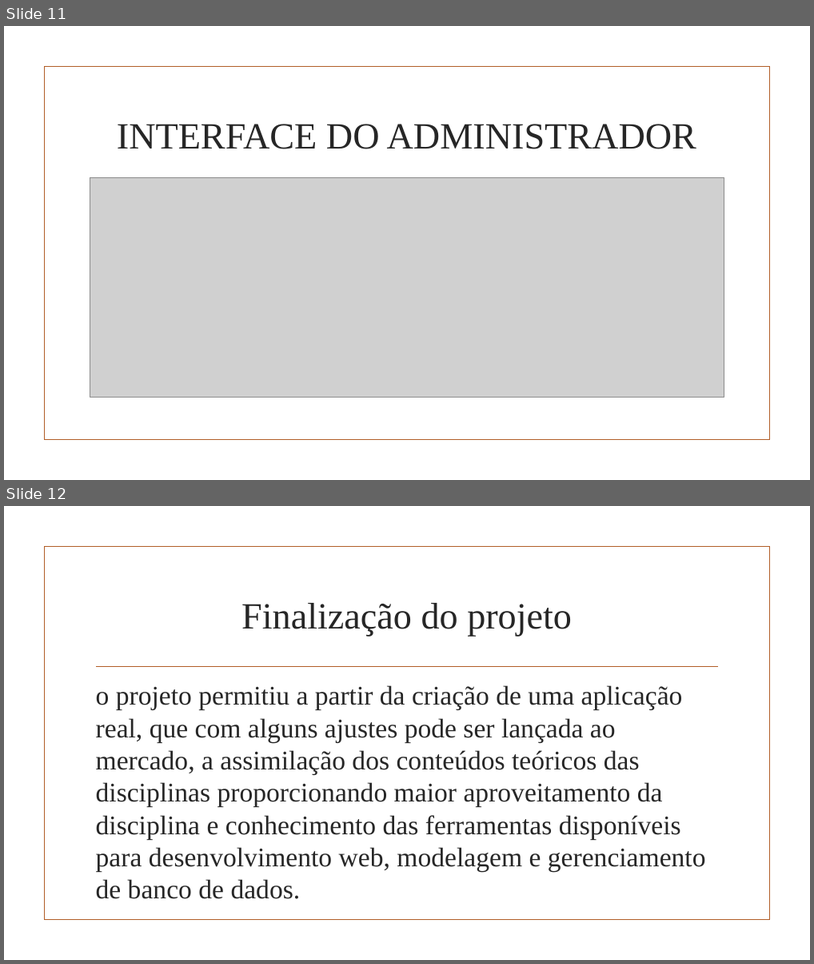
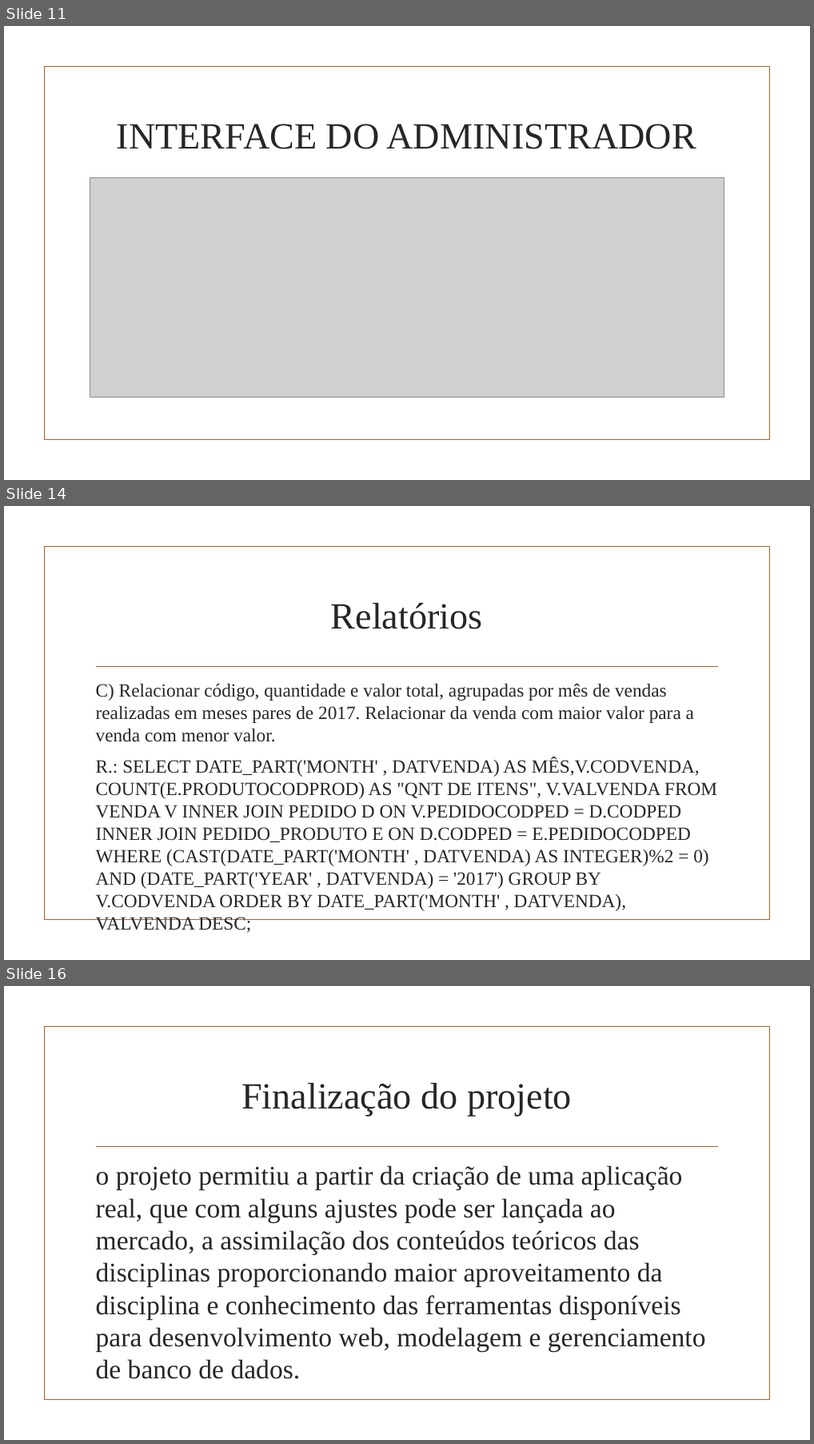
Before and after one commit to luismallmann/carneshop, a slide deck: doc/CarneShop e-commerce Apresentacao.pptx. Shown one above the other, each under a label of ours: slides 11 and 12 before the commit, slides 11, 14 and 16 after it; the slides between them are not shown. The pictures are 814x964 and 814x1444 pixels, drawn with LibreOffice and Linux fonts; fonts in the diff are those of the drawing; grey boxes stand for pictures; background and template pictures are left out. Boxes give left, top, right and bottom in pixels: in the first picture for what was removed or moved away, otherwise in the second. Text is boxed around its words. In the diff, an @@ line names an element or a change of style, - is before the commit and + after.

```diff
--- a/doc/CarneShop e-commerce Apresentacao.pptx
+++ b/doc/CarneShop e-commerce Apresentacao.pptx
@@ slide 14 added at (4, 506, 810, 960), background picture (left out); not listed: 2 template elements that a slide beside it also shows @@
@@ title added at (331, 603, 483, 629), 44 pt, text #262626 @@
+Relatórios
@@ text added at (96, 683, 718, 932), 22.2 pt, text #262626 @@
+C) Relacionar código, quantidade e valor total, agrupadas por mês de vendas realizadas em meses pares de 2017. Relacionar da venda com maior valor para a venda com menor valor.
+R.: SELECT DATE_PART('MONTH' , DATVENDA) AS MÊS,V.CODVENDA, COUNT(E.PRODUTOCODPROD) AS "QNT DE ITENS", V.VALVENDA FROM VENDA V INNER JOIN PEDIDO D ON V.PEDIDOCODPED = D.CODPED INNER JOIN PEDIDO_PRODUTO E ON D.CODPED = E.PEDIDOCODPED WHERE (CAST(DATE_PART('MONTH' , DATVENDA) AS INTEGER)%2 = 0) AND (DATE_PART('YEAR' , DATVENDA) = '2017') GROUP BY V.CODVENDA ORDER BY DATE_PART('MONTH' , DATVENDA), VALVENDA DESC;
@@ what was slide 12 is now slide 16 @@
```
Also in this commit, not shown: 3 other slides added.
